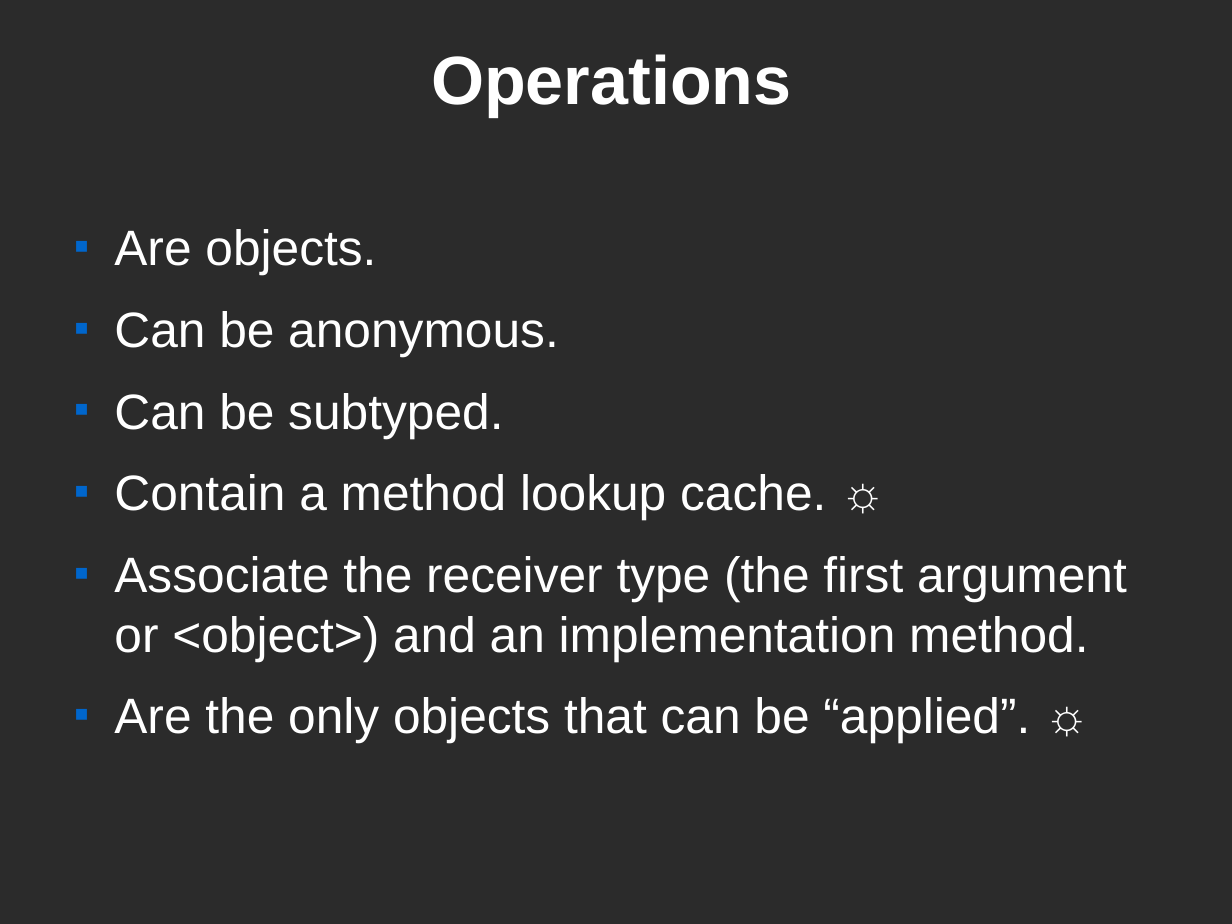
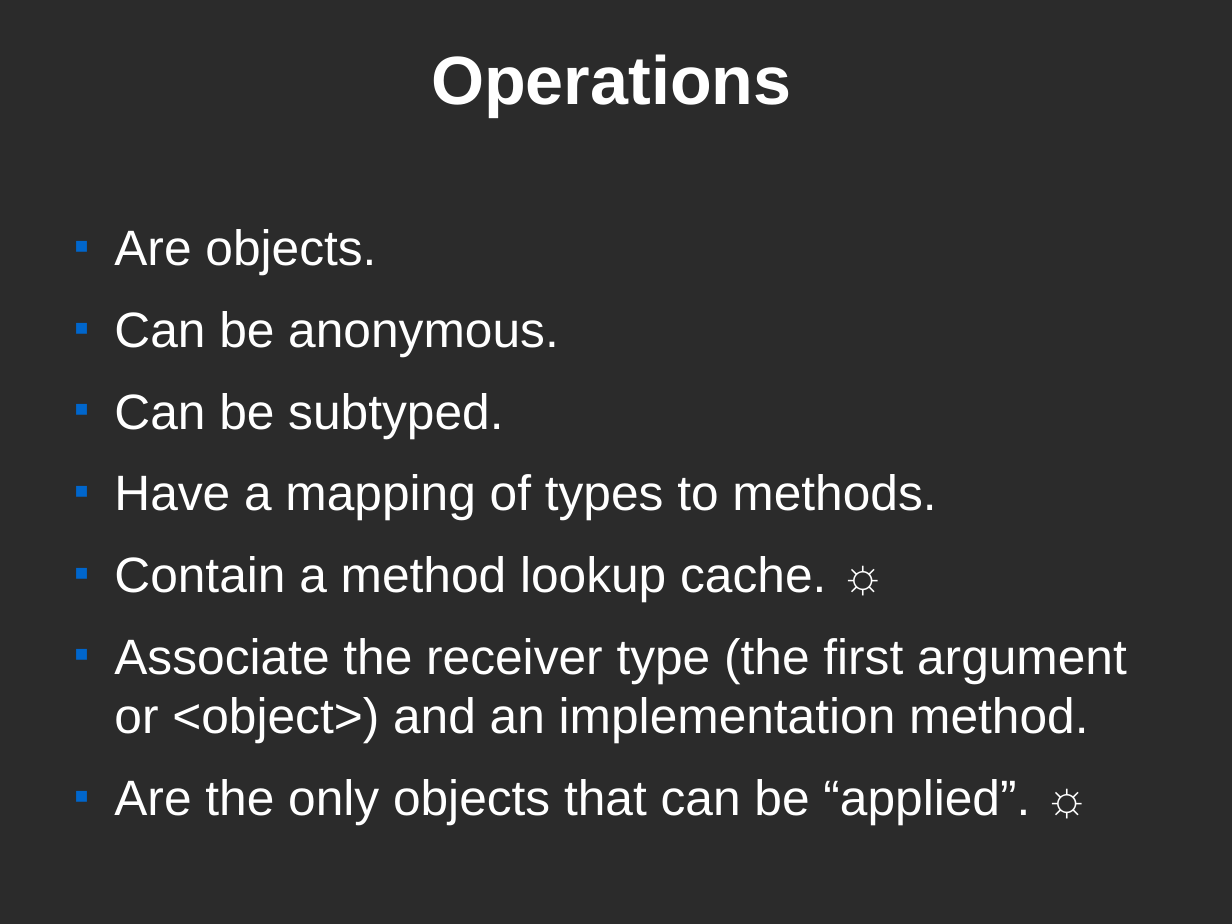
Before and after one commit to kstephens/ll, a slide deck: slide 11 of src/ll/doc/ll_system_design.odp. Drawn at 1232x924 pixels with LibreOffice and Linux fonts; fonts in the diff are those of the drawing; background and template pictures are left out; a plain dark background stands for a picture behind light text. Boxes give left, top, right and bottom in pixels: in the first picture for what was removed or moved away, otherwise in the second. Text is boxed around its words. In the diff, an @@ line names an element or a change of style, - is before the commit and + after.

```diff
--- a/src/ll/doc/ll_system_design.odp
+++ b/src/ll/doc/ll_system_design.odp
@@ text at [114, 474, 936, 520]: paragraph added @@
+■ Have a mapping of types to methods.
```
Also in this commit, not shown: 8 other slides changed, 6 other files.
